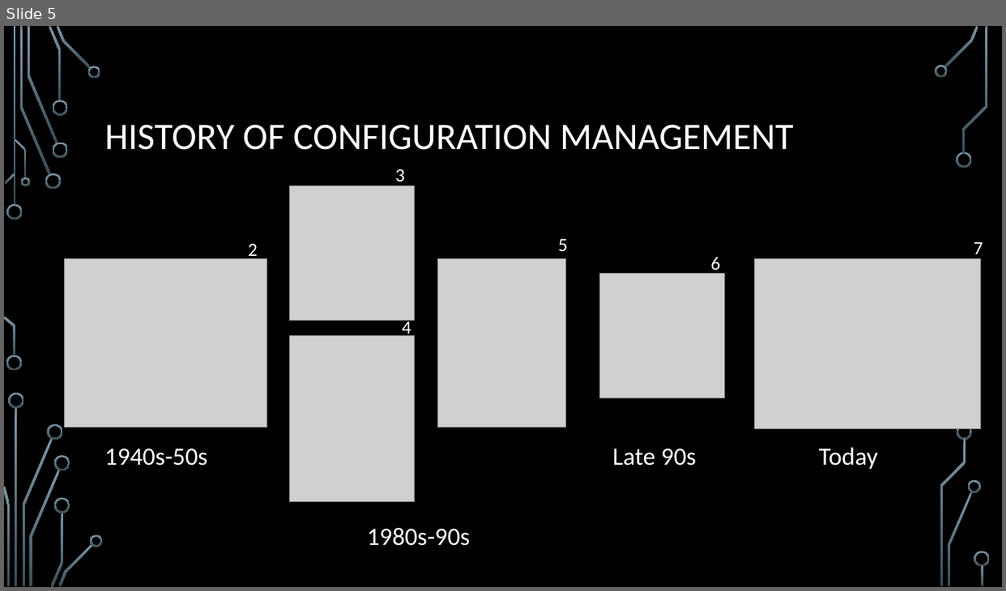
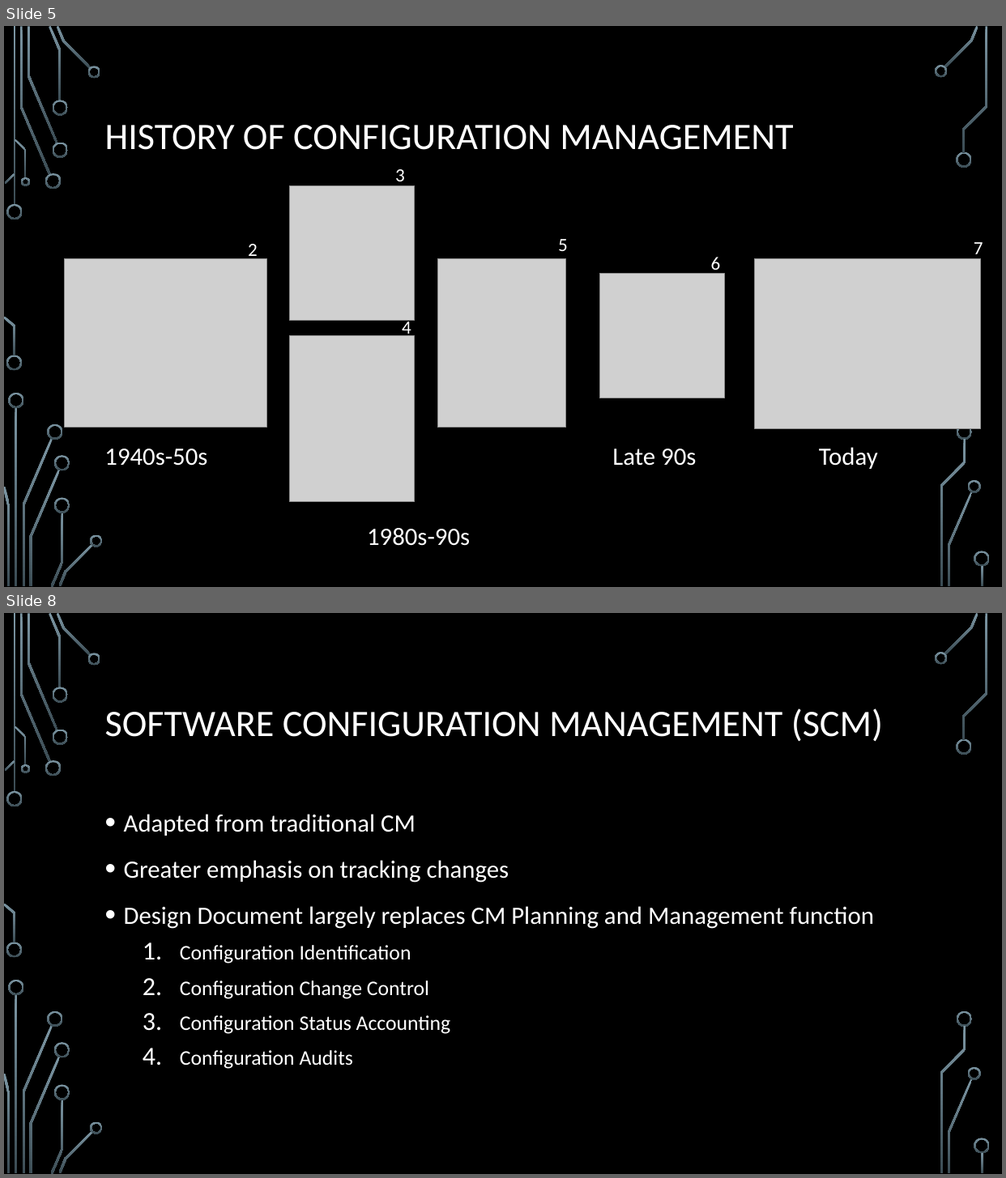
Before and after one commit to ChrisIrvine/SysEng-CM-Report, a slide deck: presentation/presentation.pptx. Shown one above the other, each under a label of ours: slide 5 before the commit, slides 5 and 8 after it; the slides between them are not shown. The pictures are 1006x591 and 1006x1178 pixels, drawn with LibreOffice and Linux fonts; fonts in the diff are those of the drawing; grey boxes stand for pictures; background and template pictures are left out. Boxes give left, top, right and bottom in pixels: in the first picture for what was removed or moved away, otherwise in the second. Text is boxed around its words. In the diff, an @@ line names an element or a change of style, - is before the commit and + after.

```diff
--- a/presentation/presentation.pptx
+++ b/presentation/presentation.pptx
@@ slide 8 added at [4, 613, 1002, 1174], background picture (left out); not listed: 36 template elements that a slide beside it also shows @@
@@ title added at [105, 709, 883, 742], 36 pt, text #FFFFFF @@
+SOFTWARE CONFIGURATION MANAGEMENT (SCM)
@@ text added at [124, 814, 874, 1069], 24 pt, text #FFFFFF @@
+• Adapted from traditional CM
+• Greater emphasis on tracking changes
+• Design Document largely replaces CM Planning and Management function
+  1. Configuration Identification
+  2. Configuration Change Control
+  3. Configuration Status Accounting
+  4. Configuration Audits
```
Also in this commit, not shown: 3 slides changed, 10 other slides added, 1 other file.
